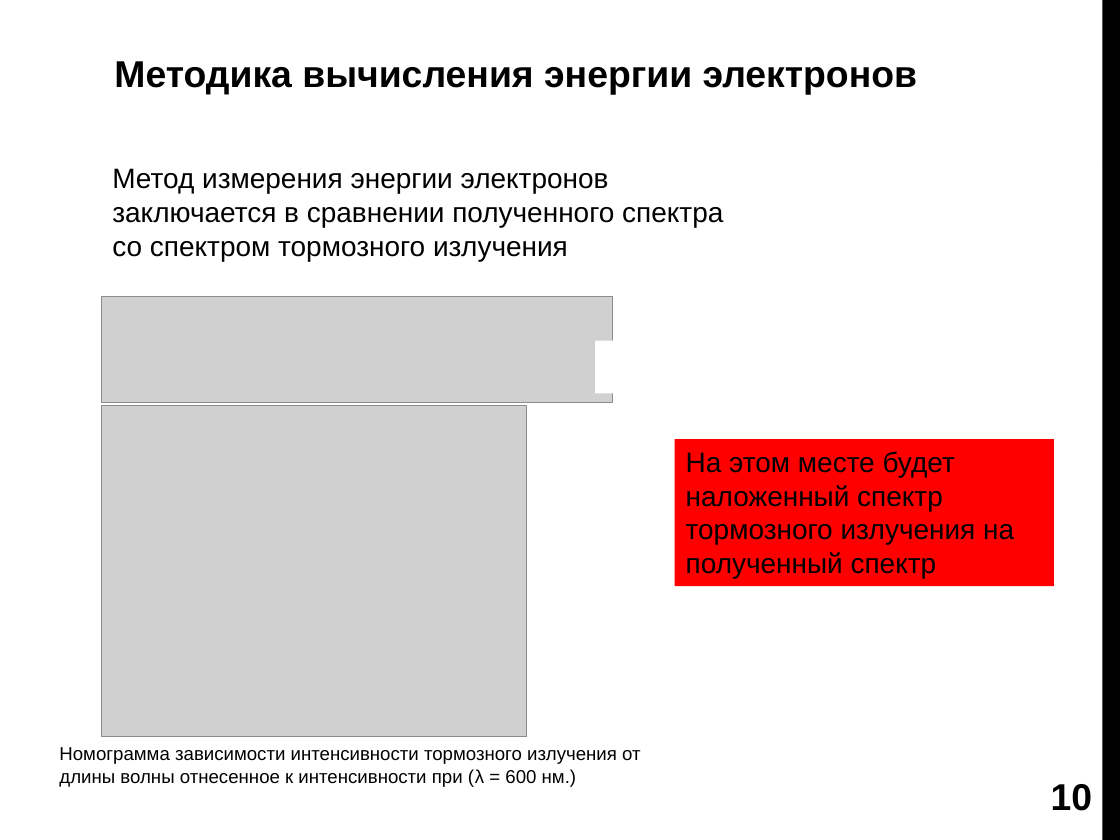
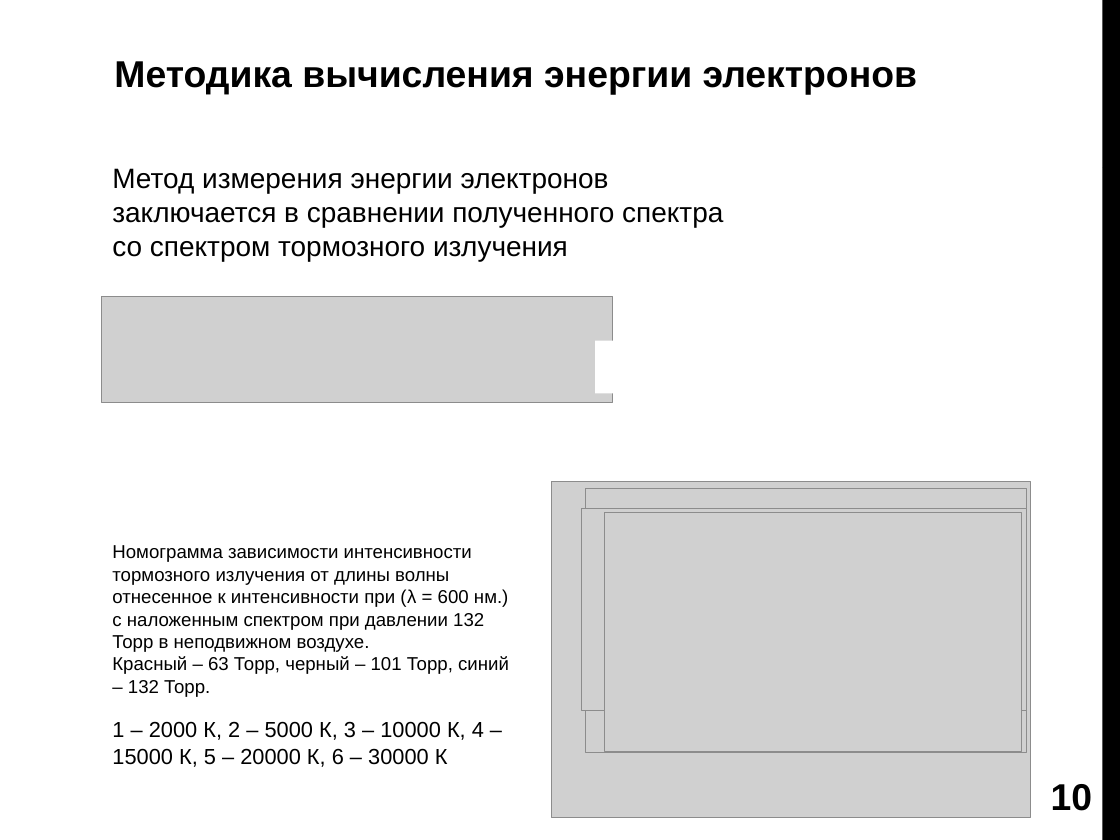
Before and after one commit to ulanich/msu, a slide deck: slide 10 of 1_doklad_Ulanov.pptx. Drawn at 1120x840 pixels with LibreOffice and Linux fonts; fonts in the diff are those of the drawing; grey boxes stand for pictures. Boxes give left, top, right and bottom in pixels: in the first picture for what was removed or moved away, otherwise in the second. Text is boxed around its words. In the diff, an @@ line names an element or a change of style, - is before the commit and + after.

```diff
--- a/1_doklad_Ulanov.pptx
+++ b/1_doklad_Ulanov.pptx
@@ picture removed at <box>102,405,526,737</box> @@
@@ rectangle removed at <box>674,439,1054,586</box> @@
-На этом месте будет наложенный спектр тормозного излучения на полученный спектр
@@ picture added at <box>551,482,1030,818</box> @@
@@ picture added at <box>581,508,1027,711</box> @@
@@ picture added at <box>585,488,1026,752</box> @@
@@ picture added at <box>604,513,1020,752</box> @@
@@ text at <box>112,545,509,697</box>: text changed @@
-Номограмма зависимости интенсивности тормозного излучения от длины волны отнесенное к интенсивности при (λ = 600 нм.)
+Номограмма зависимости интенсивности тормозного излучения от длины волны отнесенное к интенсивности при (λ = 600 нм.) с наложенным спектром при давлении 132 Торр в неподвижном воздухе.
+Красный – 63 Торр, черный – 101 Торр, синий – 132 Торр.
@@ text added at <box>112,721,484,767</box>, 14 pt, text #000000 @@
+1 – 2000 К, 2 – 5000 К, 3 – 10000 К, 4 – 15000 К, 5 – 20000 К, 6 – 30000 К
```
Also in this commit, not shown: 2 other slides changed.
